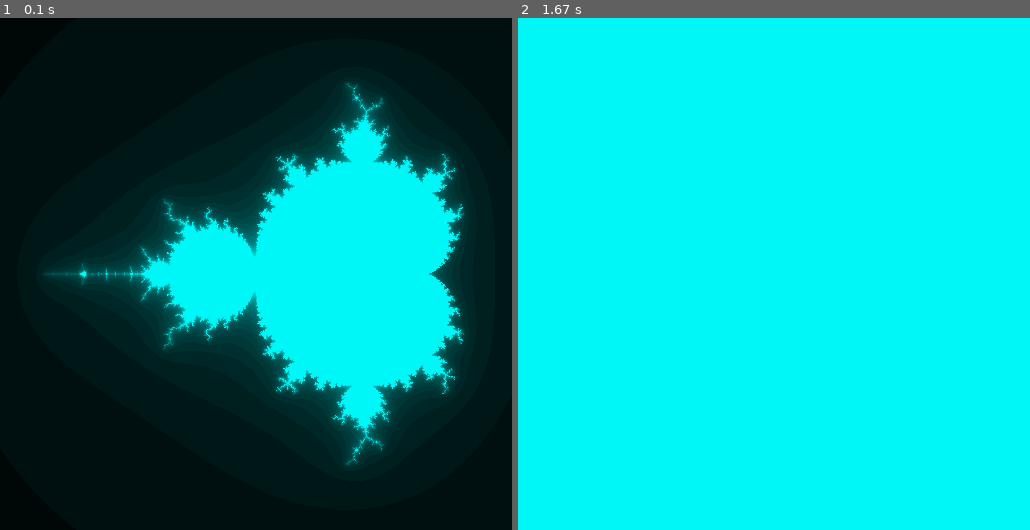
Above: before the commit, frames 1-2 (left to right).
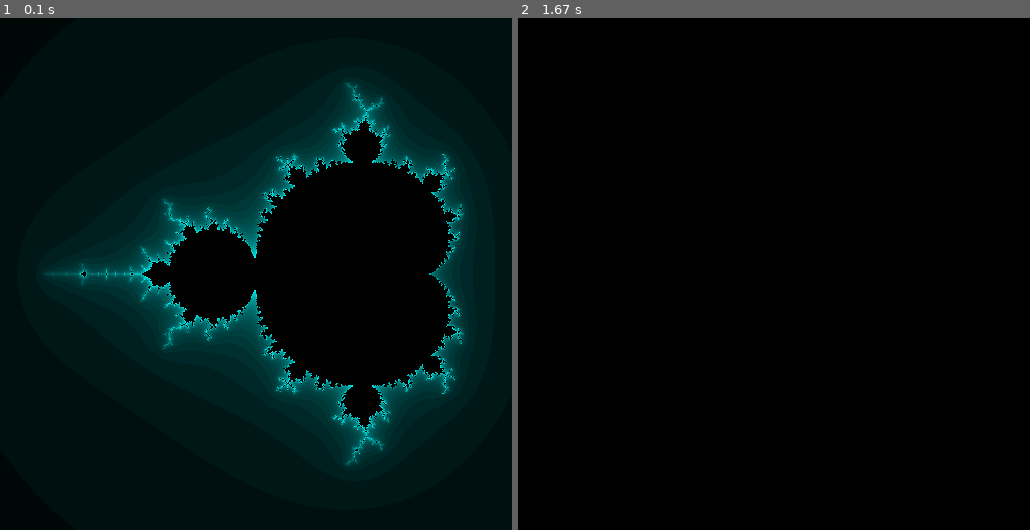
Above: after the commit, the same moments.

Repository: tickBit/PyGameMandelbrot
Game: pygame game, started from PyGameMandelbrot.py
Two runs of this game, one before a commit and one after it. Both use one fixed random seed, a clock stepped at 60 frames per second and the inputs below.
Inputs (mouse positions are in pixels of both pictures, inside the frame that each line leads up to):
- Up to frame 1 (0.1 s): no input
- Up to frame 2 (1.67 s): click (774, 274) at 0.38 s

The runs differ from the first frame. In frame 1, 18% of the frame differs, in the area x 15-91%, y 13-87%; in frame 2, 100%, in the area x 0-100%, y 0-100%.

Commit message:
Little fix

Diff:
--- a/PyGameMandelbrot-with_palette.py
+++ b/PyGameMandelbrot-with_palette.py
@@ -46,14 +46,14 @@
     for iteration in range(maxiter):
         z=(z*z) + c
         if abs(z) > 4:
-            break
+            return iteration
         pass
 
-    return maxiter-iteration
+    return 0
 
 def draw_fractal(xvalues, yvalues, x1,y1,x2,y2):
 
-    maxiter = 80
+    maxiter = 42
 
     newX1 = xvalues[x1]
     newX2 = xvalues[x2]
@@ -77,7 +77,7 @@
             cy = yvalues[y]
 
             c = complex(cx,cy)
-            fractal.set_at((sx,sy),(RGB(int(mandel(c,maxiter)/float(maxiter)*255), palette)))
+            fractal.set_at((sx,sy),(RGB(int(float(mandel(c,maxiter)*255.0)/float(maxiter)), palette)))
             sx = sx + 1
         sy = sy + 1
 
--- a/PyGameMandelbrot.py
+++ b/PyGameMandelbrot.py
@@ -26,10 +26,10 @@
         z=(z*z) + c
 
         if abs(z) > 4:
-            break
+            return iteration
         pass
 
-    return iteration
+    return 0
 
 def draw_fractal(xvalues, yvalues, x1,y1,x2,y2):
 
